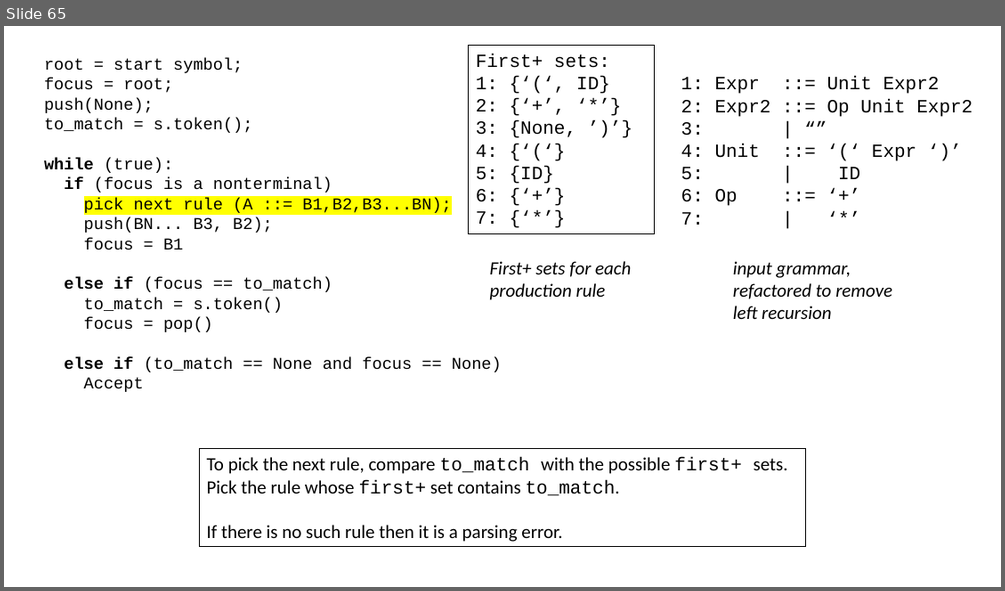
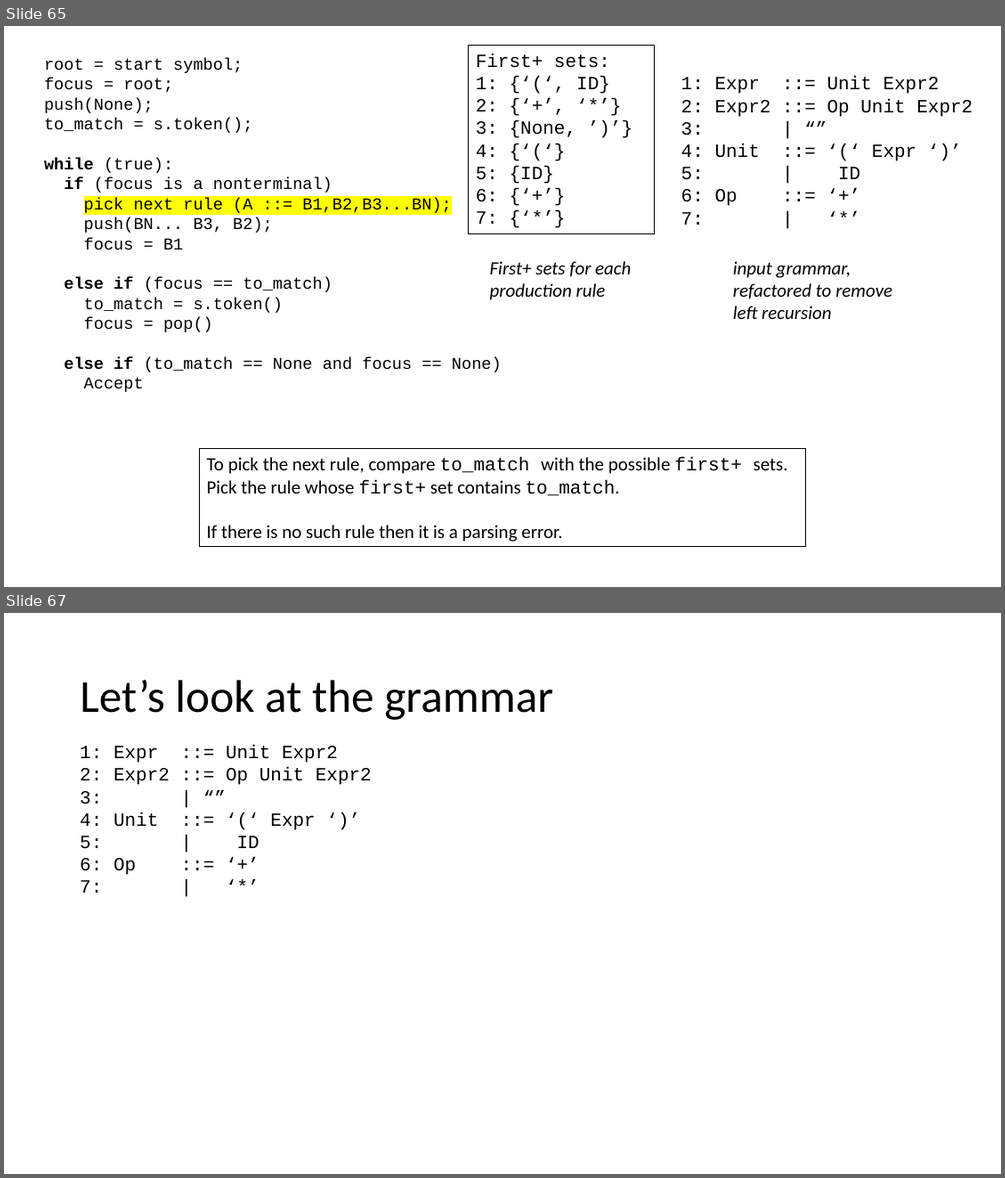
Before and after one commit to siero/CSE110A-W26, a slide deck: PDFS/C110-09-TOP-DOWN-PARSING.pptx. Shown one above the other, each under a label of ours: slide 65 before the commit, slides 65 and 67 after it; the slides between them are not shown. The pictures are 1005x591 and 1005x1178 pixels, drawn with LibreOffice and Linux fonts; fonts in the diff are those of the drawing. Boxes give left, top, right and bottom in pixels: in the first picture for what was removed or moved away, otherwise in the second. Text is boxed around its words. In the diff, an @@ line names an element or a change of style, - is before the commit and + after.

```diff
--- a/PDFS/C110-09-TOP-DOWN-PARSING.pptx
+++ b/PDFS/C110-09-TOP-DOWN-PARSING.pptx
@@ slide 67 added at (4, 613, 1001, 1174), background #FFFFFF @@
@@ title added at (80, 680, 553, 720), 44 pt, text #000000 @@
+Let’s look at the grammar
@@ text added at (80, 745, 372, 892), 18 pt, text #000000 @@
+1: Expr ::= Unit Expr2
+2: Expr2 ::= Op Unit Expr2
+3: | “”
+4: Unit ::= ‘(‘ Expr ‘)’
+5: | ID
+6: Op ::= ‘+’
+7: | ‘*’
```
Also in this commit, not shown: 1 slide changed, 13 other slides added, 1 other file.
